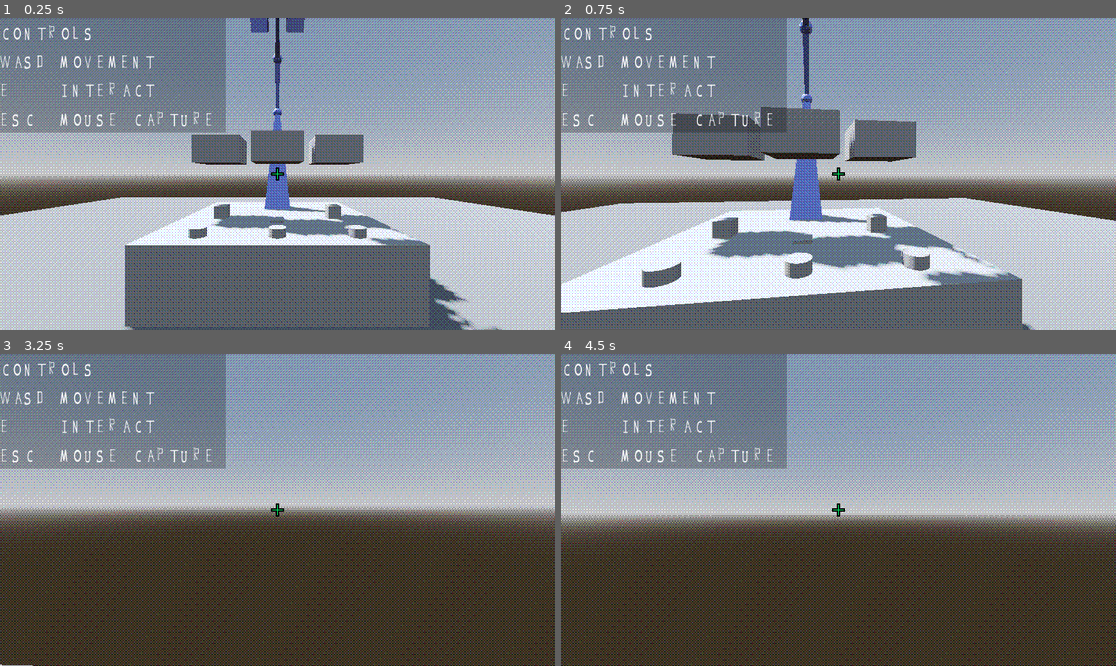
Above: before the commit, frames 1-4 (two rows, left to right).
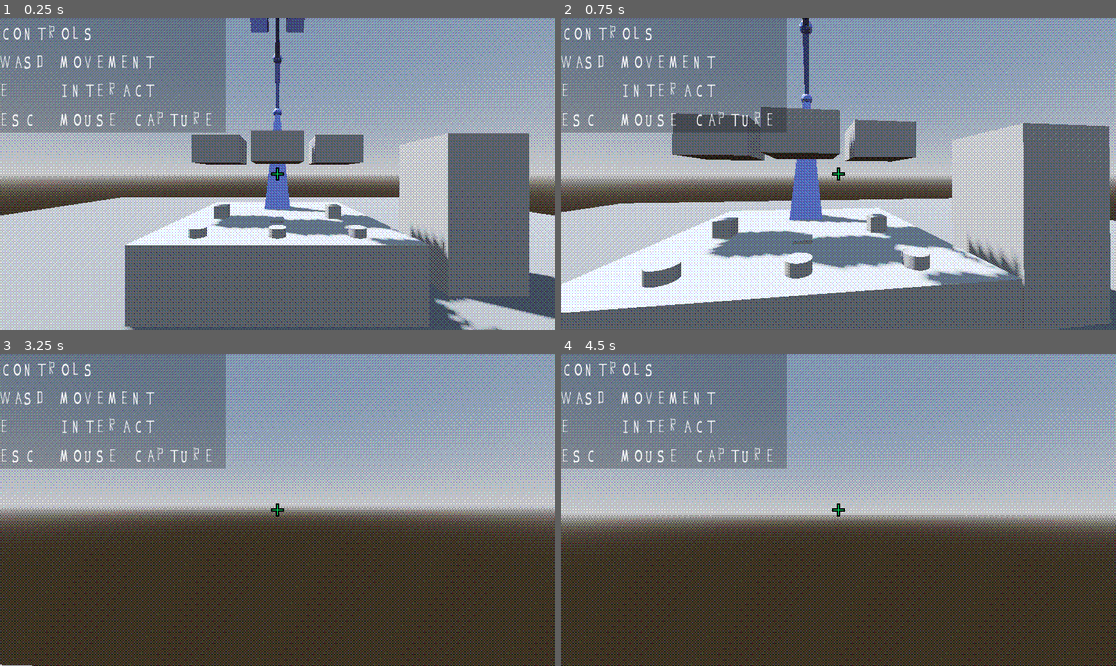
Above: after the commit, the same moments.

Repository: anniesanap/COMP-360-Group-2-Assignment-4
Game: Godot game, scene res://root.tscn
Two runs of this game, one before a commit and one after it. Both use one fixed random seed, a clock stepped at 60 frames per second and the inputs below.
Inputs (mouse positions are in pixels of both pictures, inside the frame that each line leads up to):
- Up to frame 1 (0.25 s): no input
- Up to frame 2 (0.75 s): move the mouse to (866, 174) at 0.52 s; hold W (move_forward) from 0.53 s (still down); hold E (interact) from 0.53 s (still down)
- Up to frame 3 (3.25 s): keep holding W (move_forward); tap Space (jump) at 0.77, 1.52, 3.02 s; move the mouse to (249, 510) at 1.27 s; release E (interact) at 1.28 s; tap E (interact) at 1.35, 2.85 s; move the mouse to (288, 503) at 2.02 s; hold E (interact) 2.03-2.78 s; move the mouse to (271, 516) at 2.77 s
- Up to frame 4 (4.5 s): keep holding W (move_forward); tap Enter at 3.5 s; move the mouse to (877, 513) at 3.52 s; hold E (interact) 3.53-4.28 s; tap Space (jump) at 3.77, 4.25 s; move the mouse to (794, 506) at 4.27 s; tap E (interact) at 4.35 s

The runs differ from the first frame. In frame 1, 8.8% of the frame differs, in the area x 71-100%, y 36-98%; in frame 2, 11%, in the area x 70-100%, y 33-100%; in frame 3, less than 0.1%; in frame 4, nothing differs.

Commit message:
Add greyboxing for life counter

Diff:
--- a/root.tscn
+++ b/root.tscn
@@ -568,6 +568,12 @@
 bottom_radius = 0.1
 height = 0.1
 
+[sub_resource type="BoxMesh" id="BoxMesh_w227v"]
+size = Vector3(1, 2, 1)
+
+[sub_resource type="BoxShape3D" id="BoxShape3D_bot40"]
+size = Vector3(1, 2, 1)
+
 [sub_resource type="ShaderMaterial" id="ShaderMaterial_vr53m"]
 shader = ExtResource("7_x1o7q")
 shader_parameter/dither_texture_size = Vector2i(0, 0)
@@ -804,6 +810,15 @@
 [node name="buttonMesh" type="MeshInstance3D" parent="button3"]
 mesh = SubResource("CylinderMesh_ha72p")
 
+[node name="livesCounter" type="StaticBody3D" parent="."]
+transform = Transform3D(1, 0, 0, 0, 1, 0, 0, 0, 1, 0, 1, 2.6)
+
+[node name="MeshInstance3D" type="MeshInstance3D" parent="livesCounter"]
+mesh = SubResource("BoxMesh_w227v")
+
+[node name="CollisionShape3D" type="CollisionShape3D" parent="livesCounter"]
+shape = SubResource("BoxShape3D_bot40")
+
 [node name="screenDither" type="ColorRect" parent="."]
 material = SubResource("ShaderMaterial_vr53m")
 anchors_preset = 15
Not shown: 1 places in root.tscn that only renumber resources
